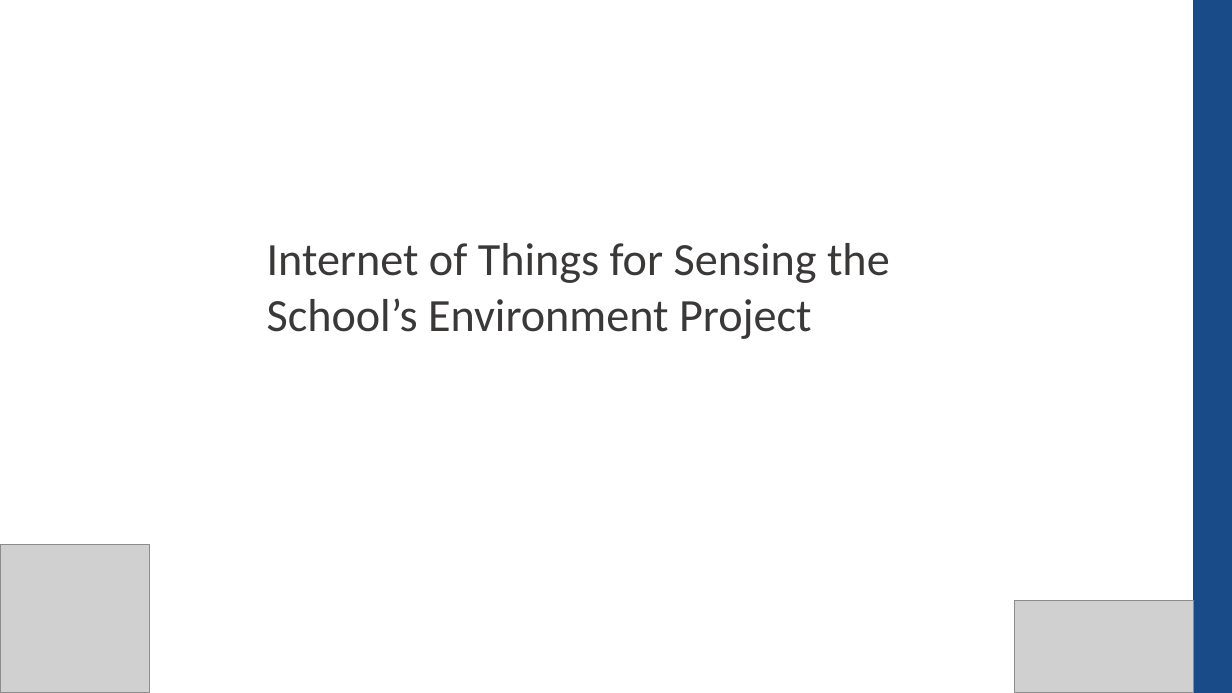
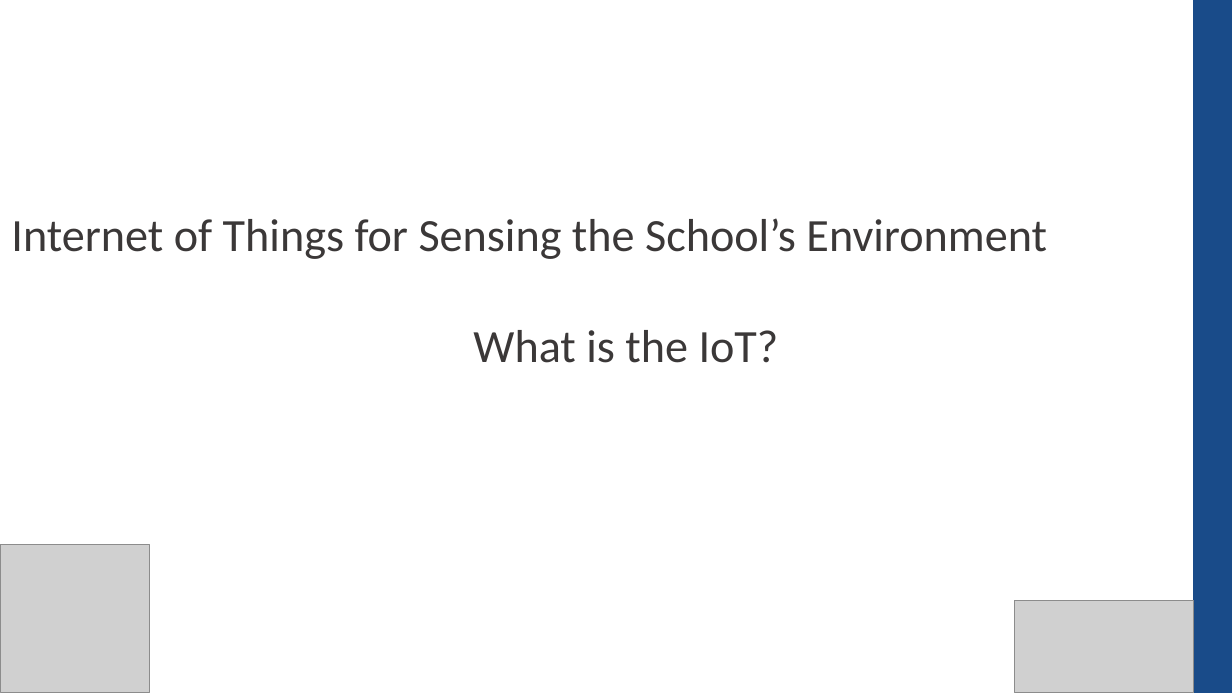
Before and after one commit to CompEng0001/IoT-and-Our-Schools-Environments-for-Education, a slide deck: slide 1 of Lessons/Introduction.pptx. Drawn at 1232x693 pixels with LibreOffice and Linux fonts; fonts in the diff are those of the drawing; grey boxes stand for pictures. Boxes give left, top, right and bottom in pixels: in the first picture for what was removed or moved away, otherwise in the second. Text is boxed around its words. In the diff, an @@ line names an element or a change of style, - is before the commit and + after.

```diff
--- a/Lessons/Introduction.pptx
+++ b/Lessons/Introduction.pptx
@@ text at (11,218,1047,363): text changed @@
-Internet of Things for Sensing the School’s Environment Project
+Internet of Things for Sensing the School’s Environment
+What is the IoT?
```
Also in this commit, not shown: 1 slide added, 6 slides removed, 1 other file.
